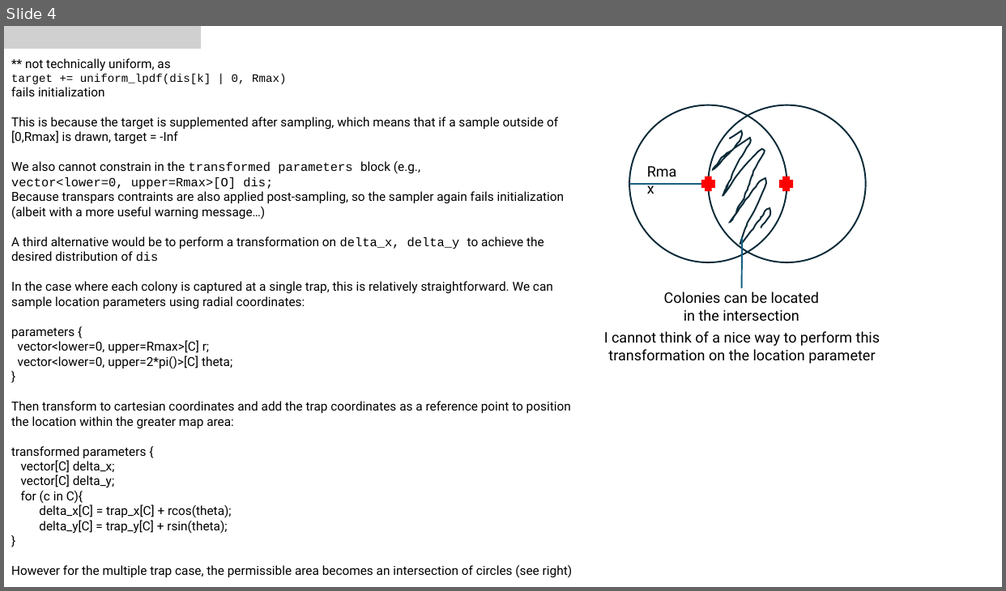
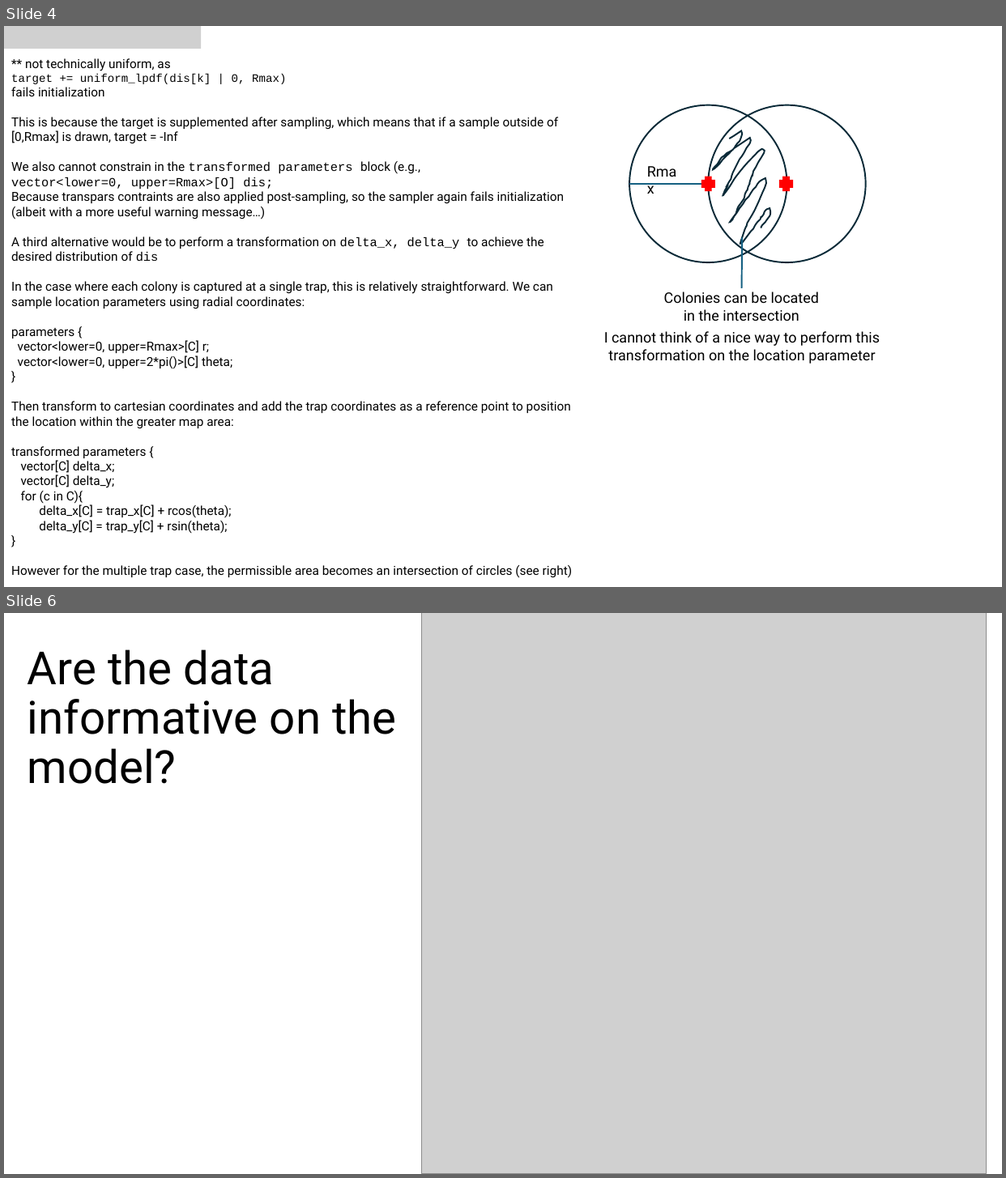
Before and after one commit to jmelanson98/fv_landscapeforaging, a slide deck: docs/bounding_colony_locations.pptx. Shown one above the other, each under a label of ours: slide 4 before the commit, slides 4 and 6 after it; the slides between them are not shown. The pictures are 1006x591 and 1006x1178 pixels, drawn with LibreOffice and Linux fonts; fonts in the diff are those of the drawing; grey boxes stand for pictures. Boxes give left, top, right and bottom in pixels: in the first picture for what was removed or moved away, otherwise in the second. Text is boxed around its words. In the diff, an @@ line names an element or a change of style, - is before the commit and + after.

```diff
--- a/docs/bounding_colony_locations.pptx
+++ b/docs/bounding_colony_locations.pptx
@@ slide 6 added at box(4, 613, 1002, 1174), background #FFFFFF @@
@@ picture added at box(422, 613, 987, 1174) @@
@@ title added at box(27, 649, 396, 784), 44 pt, text #000000 @@
+Are the data informative on the model?
```
Also in this commit, not shown: 2 other slides added, 1 slide removed, 6 other files.
